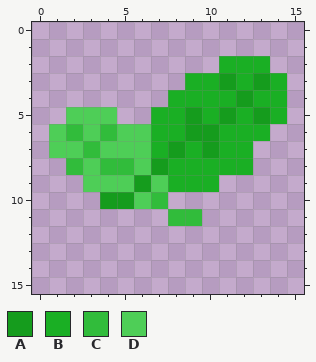
Edited in one commit: pixel-art sprite (games/plachemy/assets/nature.png). This is how it looked before the edit.
The file is 16x16 pixels.
Palette (. is transparent): A #159c1d  B #1aaf24  C #31bc3b  D #4ece57
Pixels before, first column x 1:
 2 ..........BBB.
 3 ........BBABAB
 4 .......BBBBABB
 5 .DDD..BBABABAB
 6 DCDCDDBBAABBB.
 7 DDCDDDBABABB..
 8 .CDCCDABBBBB..
 9 ..DDDADBBB....
10 ...AADC.......
11 .......CC.....
And afterwards:
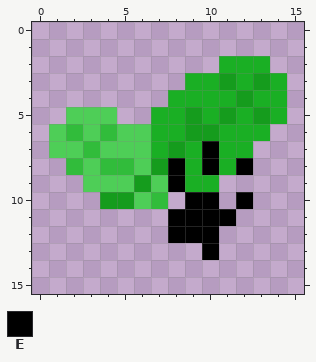
Colours new in this view: E #000000
What changed:
{"y":7,"x":10,"old":"A","new":"E"}
{"y":8,"x":8,"old":"B","new":"E"}
{"y":8,"x":10,"old":"B","new":"E"}
{"y":8,"x":12,"old":"B","new":"E"}
{"y":9,"x":8,"old":"B","new":"E"}
{"y":10,"x":9,"old":"..","new":"EE"}
{"y":10,"x":12,"old":".","new":"E"}
{"y":11,"x":8,"old":"CC..","new":"EEEE"}
{"y":12,"x":8,"old":"...","new":"EEE"}
{"y":13,"x":10,"old":".","new":"E"}
{"label":"changed","picture_box":[168,141,253,260]}
